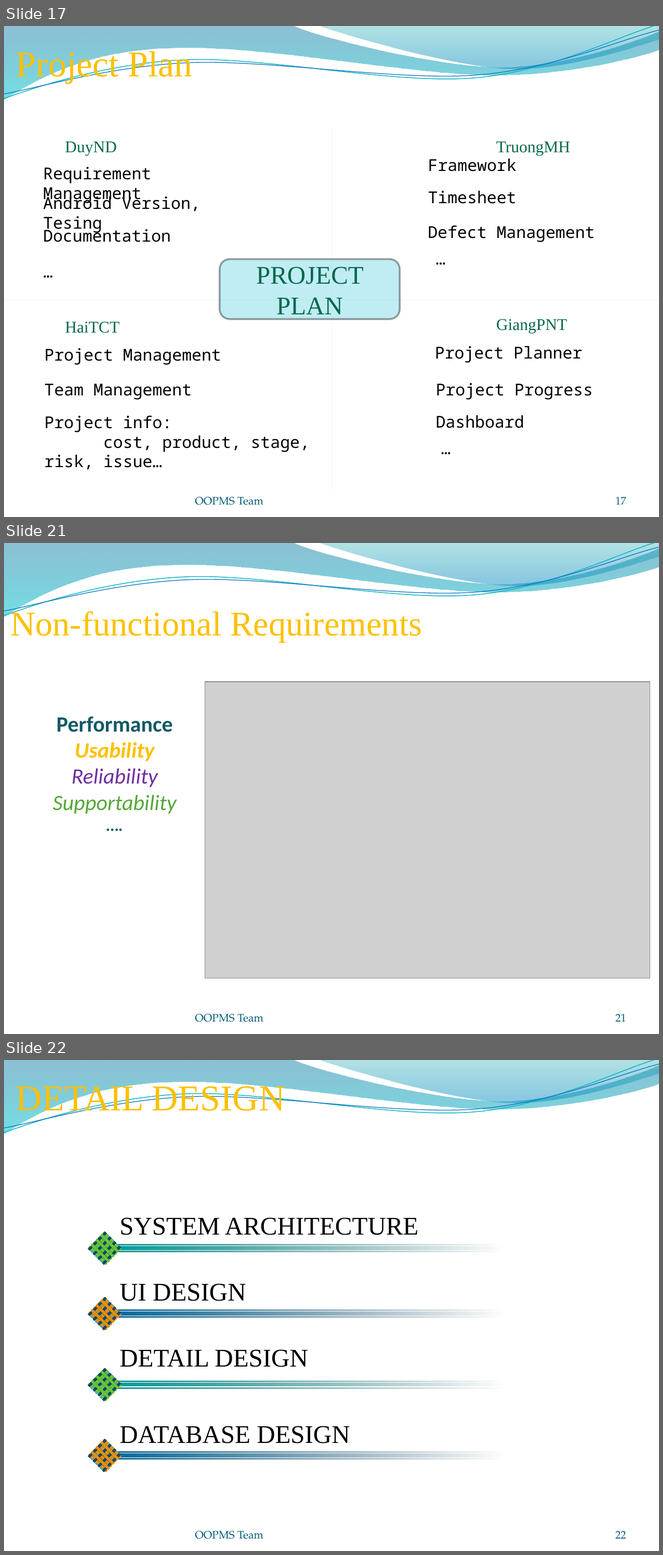
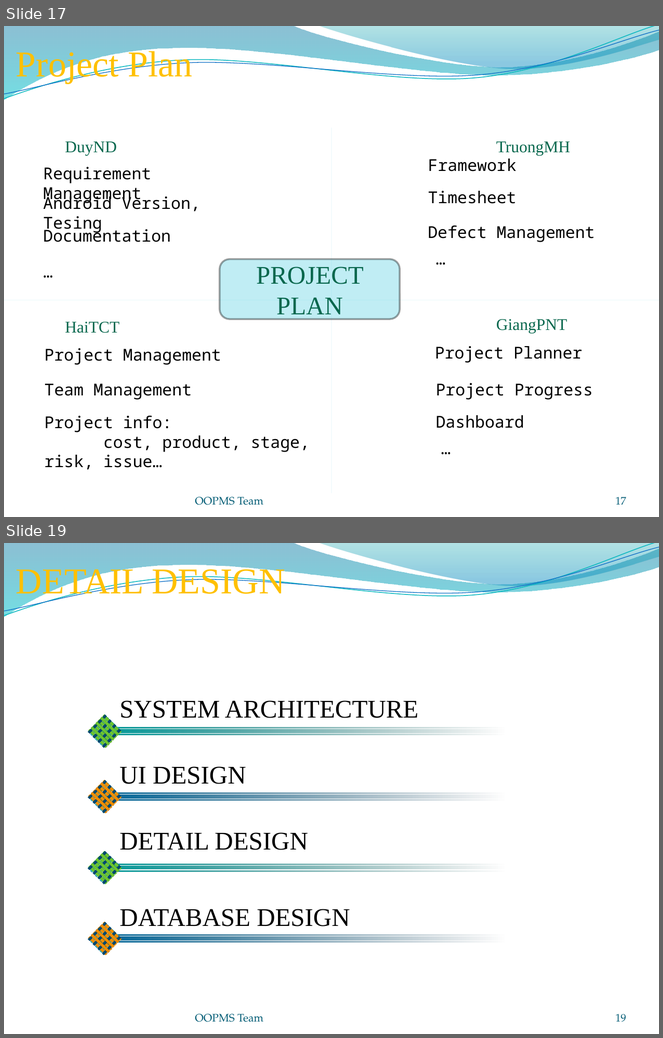
Before and after one commit to gofpattern/oopms, a slide deck: Document/Report/Presentation/OOPMS_Presentation_v1.0.pptx. Shown one above the other, each under a label of ours: slides 17, 21 and 22 before the commit, slides 17 and 19 after it; the slides between them are not shown. The pictures are 663x1555 and 663x1038 pixels, drawn with LibreOffice and Linux fonts; fonts in the diff are those of the drawing; grey boxes stand for pictures; background and template pictures are left out. Boxes give left, top, right and bottom in pixels: in the first picture for what was removed or moved away, otherwise in the second. Text is boxed around its words. In the diff, an @@ line names an element or a change of style, - is before the commit and + after.

```diff
--- a/Document/Report/Presentation/OOPMS_Presentation_v1.0.pptx
+++ b/Document/Report/Presentation/OOPMS_Presentation_v1.0.pptx
@@ slide 21 removed at (4,543,659,1034), background picture (left out); not listed: 4 template elements that a slide beside it also shows @@
@@ text removed at (10,609,422,642) @@
-Non-functional Requirements
@@ picture removed at (205,682,650,979) @@
@@ text removed at (53,716,177,814) @@
-Performance
-Usability
-Reliability
-Supportability
-….
@@ text removed at (195,1014,263,1022) @@
-OOPMS Team
@@ page number removed at (616,1014,626,1022) @@
-21
@@ what was slide 22 is now slide 19 @@
@@ page number at (616,1014,626,1022): text changed @@
-22
+19
```
Also in this commit, not shown: 3 slides changed, 3 slides added, 2 other slides removed.
